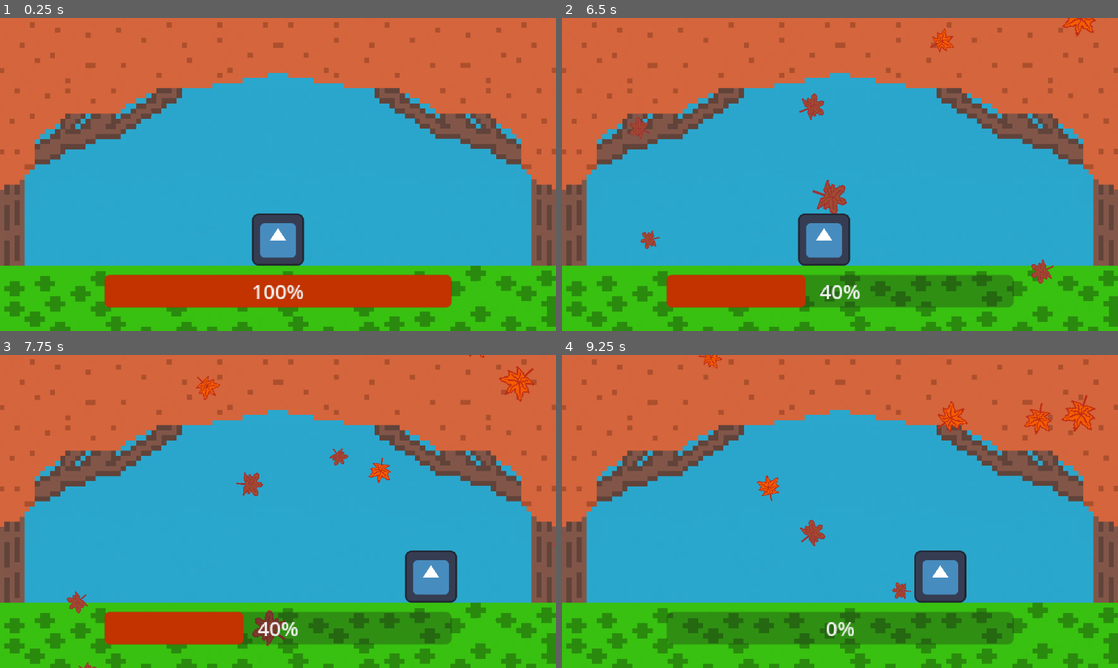
Above: before the commit, frames 1-4 (two rows, left to right).
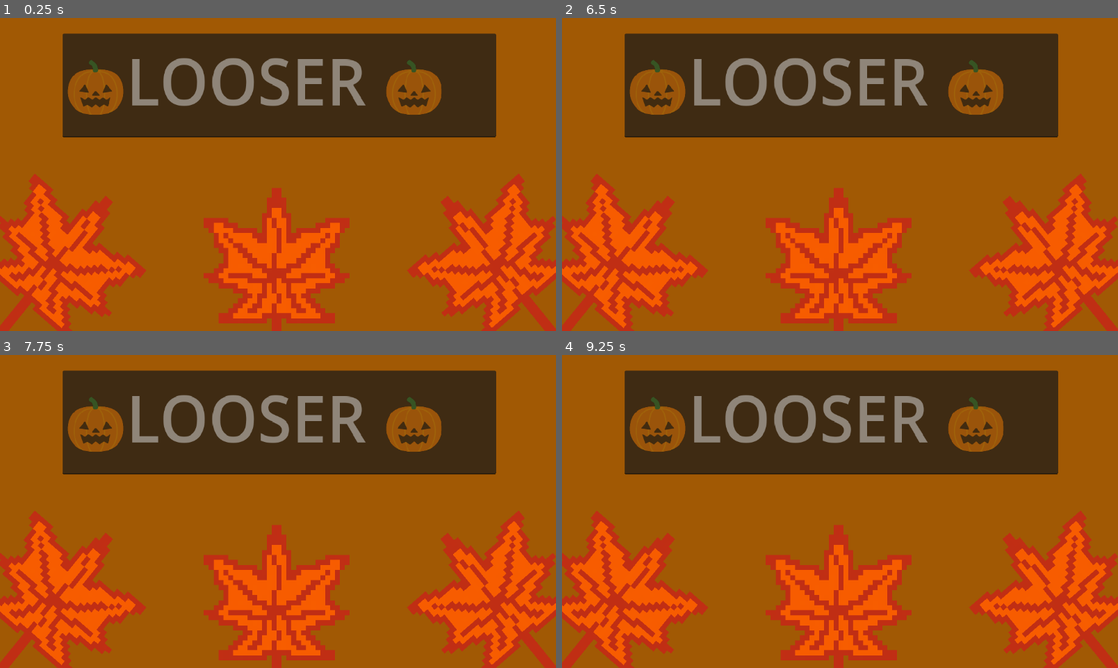
Above: after the commit, the same moments.

Repository: cash30/fall-game
Game: Godot game, scene res://Scenes/Main.tscn
Two runs of this game, one before a commit and one after it. Both use one fixed random seed, a clock stepped at 60 frames per second and the inputs below. The engine's default icon, where the game draws it, is replaced by a stand-in: a white triangle on a blue panel in a dark square.
Inputs:
- Up to frame 1 (0.25 s): no input
- Up to frame 2 (6.5 s): tap Enter at 0.5 s; hold Right (right) 0.53-1.28 s; tap Alt every 1.5 s from 0.6 to 5.1 s; hold Down 1.28-2.03 s; tap Shift every 1.5 s from 1.35 to 5.85 s; hold Right (right) 2.03-2.78 s; hold Up 2.78-3.53 s; hold A (left) 3.53-5.03 s; hold Down 5.03-5.78 s; hold Right (right) from 5.78 s (still down)
- Up to frame 3 (7.75 s): release Right (right) at 6.53 s; hold Up 6.53-7.28 s; tap Alt at 6.6 s; hold Right (right) from 7.28 s (still down); tap Shift at 7.35 s
- Up to frame 4 (9.25 s): release Right (right) at 8.03 s; hold Down 8.03-8.78 s; tap Alt at 8.1 s; hold A (left) from 8.78 s (still down); tap Shift at 8.85 s

The runs differ from the first frame. In frame 1, 99% of the frame differs, in the area x 0-100%, y 0-100%; in frame 2, 100%; in frame 3, 100%; in frame 4, 100%.

Commit message:
add lose screen

Diff:
--- a/Scenes/Main.tscn
+++ b/Scenes/Main.tscn
@@ -1,9 +1,11 @@
-[gd_scene load_steps=7 format=3 uid="uid://du3w87xcp0i4b"]
+[gd_scene load_steps=9 format=3 uid="uid://du3w87xcp0i4b"]
 
 [ext_resource type="Texture2D" uid="uid://c65pxxmdesuu2" path="res://Art/main scene.png" id="1_kln2b"]
 [ext_resource type="PackedScene" uid="uid://miqpqbud0yhb" path="res://Scenes/spawner/spawner.tscn" id="3_kln2b"]
 [ext_resource type="Script" uid="uid://cpcjquosxlrms" path="res://Scenes/progress_bar.gd" id="4_pbw6q"]
 [ext_resource type="PackedScene" uid="uid://b5xp71mloltyx" path="res://Scenes/player/player.tscn" id="4_rgh2o"]
+[ext_resource type="PackedScene" uid="uid://wh3db7qbn464" path="res://Scenes/loose.tscn" id="5_pbw6q"]
+[ext_resource type="Script" uid="uid://dhg0014jhujuo" path="res://Scenes/loose.gd" id="6_v1gob"]
 
 [sub_resource type="Theme" id="Theme_kln2b"]
 default_font_size = 50
@@ -53,3 +55,8 @@
 [node name="CollisionPolygon2D" type="CollisionPolygon2D" parent="StaticBody2D"]
 scale = Vector2(1.0000001, 1.0000001)
 polygon = PackedVector2Array(-274.8, 159.99998, -274.4, -154.2, 274.4, -154.4, 274.59998, 159.99998, 319.99997, 159.99998, 319.99997, -159.99998, -319.99997, -159.99998, -319.99997, 159.99998)
+
+[node name="Node2D" parent="." instance=ExtResource("5_pbw6q")]
+position = Vector2(-277.19998, -160.6)
+scale = Vector2(0.479, 0.495)
+script = ExtResource("6_v1gob")
--- /dev/null
+++ b/Scenes/loose.gd
@@ -0,0 +1,13 @@
+extends Node2D
+
+
+# Called when the node enters the scene tree for the first time.
+func _ready() -> void:
+	pass # Replace with function body.
+
+
+# Called every frame. 'delta' is the elapsed time since the previous frame.
+func _process(_delta: float) -> void:
+	if Globals.playerHealth <= 0:
+		show()
+	pass
--- /dev/null
+++ b/Scenes/loose.tscn
@@ -0,0 +1,49 @@
+[gd_scene load_steps=3 format=3 uid="uid://wh3db7qbn464"]
+
+[ext_resource type="Texture2D" uid="uid://cl2qxygdg4cgx" path="res://Art/Leaf 1.png" id="2_dxq0p"]
+
+[sub_resource type="Theme" id="Theme_dxq0p"]
+
+[node name="Node2D" type="Node2D"]
+
+[node name="ColorRect" type="ColorRect" parent="."]
+offset_right = 1152.0
+offset_bottom = 648.0
+color = Color(0.6308828, 0.35151884, 0.01771308, 1)
+
+[node name="TextEdit" type="TextEdit" parent="."]
+offset_left = 135.0
+offset_top = 44.0
+offset_right = 1028.0
+offset_bottom = 251.0
+theme = SubResource("Theme_dxq0p")
+theme_override_font_sizes/font_size = 128
+text = "🎃LOOSER 🎃"
+editable = false
+context_menu_enabled = false
+emoji_menu_enabled = false
+shortcut_keys_enabled = false
+selecting_enabled = false
+deselect_on_focus_loss_enabled = false
+drag_and_drop_selection_enabled = false
+virtual_keyboard_enabled = false
+virtual_keyboard_show_on_focus = false
+middle_mouse_paste_enabled = false
+empty_selection_clipboard_enabled = false
+
+[node name="Leaf1" type="Sprite2D" parent="."]
+position = Vector2(153.99998, 465)
+rotation = 0.6981317
+scale = Vector2(10, 10)
+texture = ExtResource("2_dxq0p")
+
+[node name="Leaf2" type="Sprite2D" parent="."]
+position = Vector2(997.99994, 465.00006)
+rotation = -0.6981317
+scale = Vector2(10, 10)
+texture = ExtResource("2_dxq0p")
+
+[node name="Leaf3" type="Sprite2D" parent="."]
+position = Vector2(576.00006, 471)
+scale = Vector2(10, 10)
+texture = ExtResource("2_dxq0p")
Not shown, added: Scenes/loose.gd.uid
